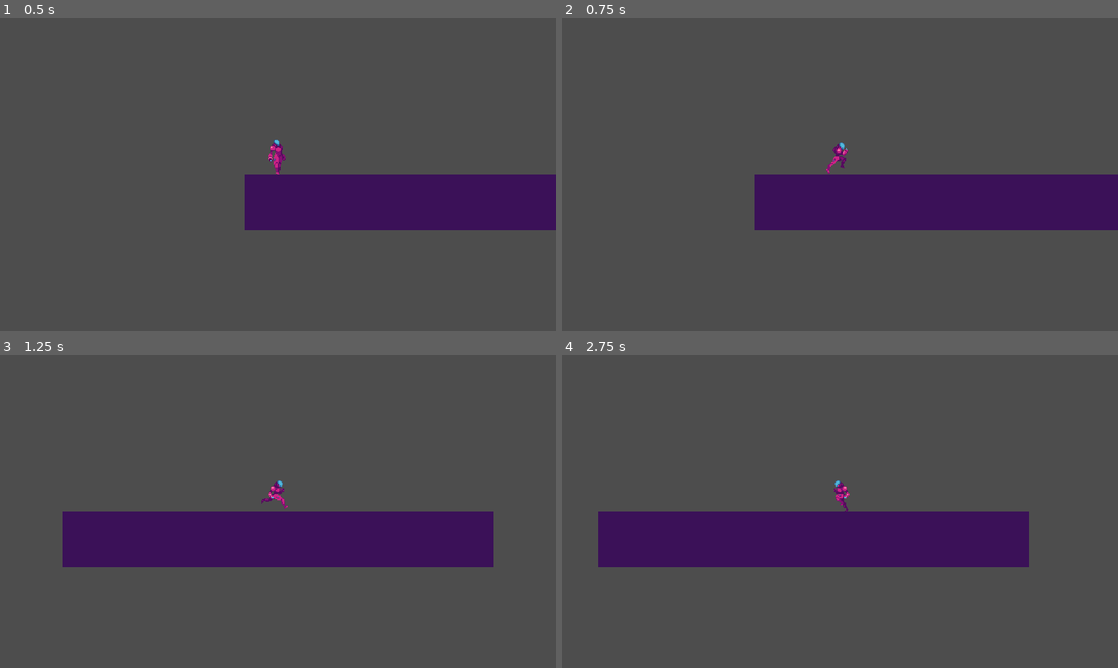
Above: before the commit, frames 1-4 (two rows, left to right).
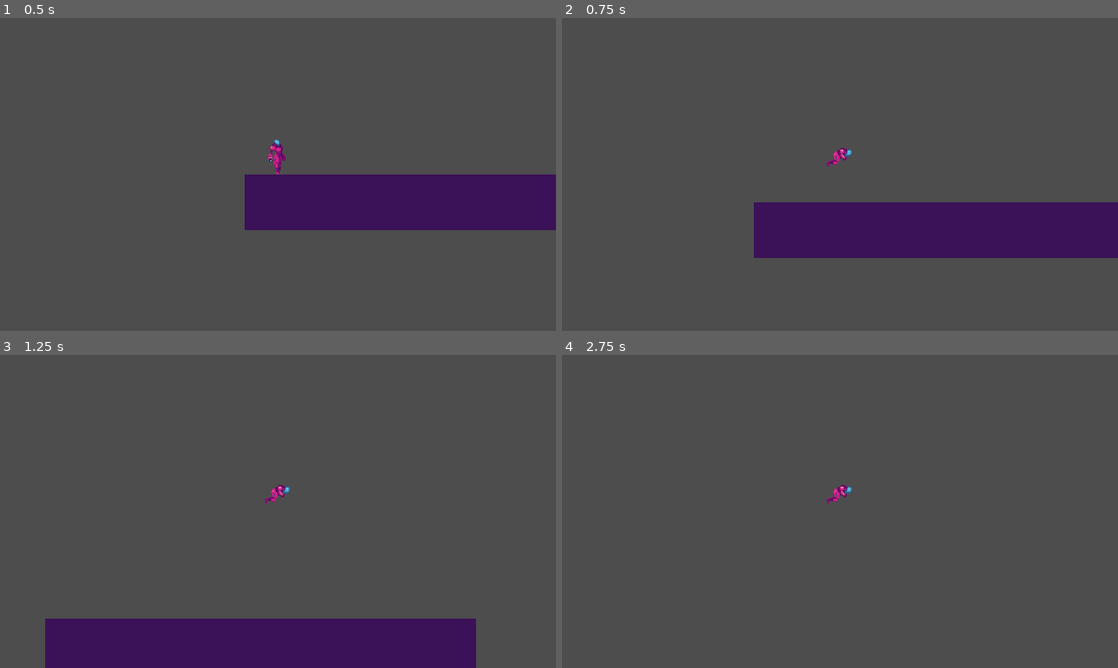
Above: after the commit, the same moments.

Repository: leomanlapera/gubat-gubat
Game: Godot game, scene res://levels/level.tscn
Same seed, same stepped clock (60 frames per second), same inputs: the game is played once before the commit and once after it.
Inputs:
- Up to frame 1 (0.5 s): no input
- Up to frame 2 (0.75 s): hold D (move_right) from 0.53 s (still down); tap Space (jump, bound only after the commit) at 0.6 s
- Up to frame 3 (1.25 s): keep holding D (move_right); tap Space (jump, bound only after the commit) at 0.77, 1.07 s
- Up to frame 4 (2.75 s): tap Space (jump, bound only after the commit) at 1.35, 1.52, 1.82, 2.1 s; release D (move_right) at 2.03 s; hold A (move_left) from 2.03 s (still down)

Frame 1 is identical in both runs. In frame 2, 12% of the frame differs, in the area x 34-100%, y 39-77%; in frame 3, 26%, in the area x 8-89%, y 40-100%; in frame 4, 14%.

Commit message:
player
jump script and animation

Diff:
--- a/player/player.gd
+++ b/player/player.gd
@@ -4,8 +4,10 @@
 
 const GRAVITY: float = 1000.0
 const SPEED: float = 300.0
+const JUMP: float = -300.0
+const JUMP_HORIZONTAL: float = 100.0
 
-enum State { Idle, Run }
+enum State { Idle, Run, Jump }
 
 var current_state
 
@@ -18,10 +20,10 @@
 	player_falling(delta)
 	player_idle(delta)
 	player_run(delta)
-
+	player_jump(delta)
 	move_and_slide()
-
 	player_animations()
+	print("State: ", State.keys()[current_state])
 
 
 func player_falling(delta: float) -> void:
@@ -32,10 +34,12 @@
 func player_idle(delta: float) -> void:
 	if is_on_floor():
 		current_state = State.Idle
-		print("State: ", State.keys()[current_state])
 
 
 func player_run(delta: float) -> void:
+	if !is_on_floor():
+		return
+
 	var direction = Input.get_axis("move_left", "move_right")
 
 	if direction:
@@ -45,8 +49,17 @@
 
 	if direction != 0:
 		current_state = State.Run
-		print("State: ", State.keys()[current_state])
 		animated_sprite_2d.flip_h = false if direction > 0 else true
+
+
+func player_jump(delta: float) -> void:
+	if Input.is_action_just_pressed("jump"):
+		velocity.y = JUMP
+		current_state = State.Jump
+
+	if !is_on_floor() and current_state == State.Jump:
+		var direction = Input.get_axis("move_left", "move_right")
+		velocity.x += direction * JUMP_HORIZONTAL * delta
 
 
 func player_animations():
@@ -54,3 +67,5 @@
 		animated_sprite_2d.play("idle")
 	elif current_state == State.Run:
 		animated_sprite_2d.play("run")
+	elif current_state == State.Jump:
+		animated_sprite_2d.play("jump")
--- a/player/player.tscn
+++ b/player/player.tscn
@@ -1,8 +1,9 @@
-[gd_scene load_steps=20 format=3 uid="uid://q5gvsj7bdgow"]
+[gd_scene load_steps=27 format=3 uid="uid://q5gvsj7bdgow"]
 
 [ext_resource type="Script" uid="uid://bbyxkp8k48onn" path="res://player/player.gd" id="1_g1dw6"]
 [ext_resource type="Texture2D" uid="uid://bwjaaulg7wkdw" path="res://player/player_idle.png" id="1_oul6g"]
 [ext_resource type="Texture2D" uid="uid://drxh2vcebudji" path="res://player/player_run.png" id="2_rkbax"]
+[ext_resource type="Texture2D" uid="uid://bklq1toxagsms" path="res://player/player_jump.png" id="3_yw30f"]
 
 [sub_resource type="AtlasTexture" id="AtlasTexture_rkbax"]
 atlas = ExtResource("1_oul6g")
@@ -19,6 +20,30 @@
 [sub_resource type="AtlasTexture" id="AtlasTexture_qjkh3"]
 atlas = ExtResource("1_oul6g")
 region = Rect2(240, 0, 80, 80)
+
+[sub_resource type="AtlasTexture" id="AtlasTexture_32hag"]
+atlas = ExtResource("3_yw30f")
+region = Rect2(0, 0, 80, 80)
+
+[sub_resource type="AtlasTexture" id="AtlasTexture_tqiix"]
+atlas = ExtResource("3_yw30f")
+region = Rect2(80, 0, 80, 80)
+
+[sub_resource type="AtlasTexture" id="AtlasTexture_e7oew"]
+atlas = ExtResource("3_yw30f")
+region = Rect2(160, 0, 80, 80)
+
+[sub_resource type="AtlasTexture" id="AtlasTexture_c35mf"]
+atlas = ExtResource("3_yw30f")
+region = Rect2(240, 0, 80, 80)
+
+[sub_resource type="AtlasTexture" id="AtlasTexture_65viv"]
+atlas = ExtResource("3_yw30f")
+region = Rect2(320, 0, 80, 80)
+
+[sub_resource type="AtlasTexture" id="AtlasTexture_x7c3f"]
+atlas = ExtResource("3_yw30f")
+region = Rect2(400, 0, 80, 80)
 
 [sub_resource type="AtlasTexture" id="AtlasTexture_g6k8r"]
 atlas = ExtResource("2_rkbax")
@@ -86,6 +111,29 @@
 }, {
 "frames": [{
 "duration": 1.0,
+"texture": SubResource("AtlasTexture_32hag")
+}, {
+"duration": 1.0,
+"texture": SubResource("AtlasTexture_tqiix")
+}, {
+"duration": 1.0,
+"texture": SubResource("AtlasTexture_e7oew")
+}, {
+"duration": 1.0,
+"texture": SubResource("AtlasTexture_c35mf")
+}, {
+"duration": 1.0,
+"texture": SubResource("AtlasTexture_65viv")
+}, {
+"duration": 1.0,
+"texture": SubResource("AtlasTexture_x7c3f")
+}],
+"loop": true,
+"name": &"jump",
+"speed": 12.0
+}, {
+"frames": [{
+"duration": 1.0,
 "texture": SubResource("AtlasTexture_g6k8r")
 }, {
 "duration": 1.0,
@@ -130,7 +178,7 @@
 
 [node name="AnimatedSprite2D" type="AnimatedSprite2D" parent="."]
 sprite_frames = SubResource("SpriteFrames_g6k8r")
-animation = &"idle"
+animation = &"jump"
 autoplay = "idle"
 offset = Vector2(0, -24)
 
--- a/project.godot
+++ b/project.godot
@@ -19,8 +19,8 @@
 
 window/size/viewport_width=640
 window/size/viewport_height=360
-window/size/window_width_override=1280
-window/size/window_height_override=720
+window/size/window_width_override=960
+window/size/window_height_override=540
 window/stretch/mode="viewport"
 
 [input]
@@ -37,6 +37,11 @@
 , Object(InputEventKey,"resource_local_to_scene":false,"resource_name":"","device":-1,"window_id":0,"alt_pressed":false …(186 unchanged characters)…
 ]
 }
+jump={
+"deadzone": 0.2,
+"events": [Object(InputEventKey,"resource_local_to_scene":false,"resource_name":"","device":-1,"window_id":0,"alt_pressed":false,"shift_pressed":false,"ctrl_pressed":false,"meta_pressed":false,"pressed":false,"keycode":0,"physical_keycode":32,"key_label":0,"unicode":32,"location":0,"echo":false,"script":null)
+]
+}
 
 [layer_names]
 
Binary file added: player/player_jump.png
Not shown, added: player/player_jump.png.import
